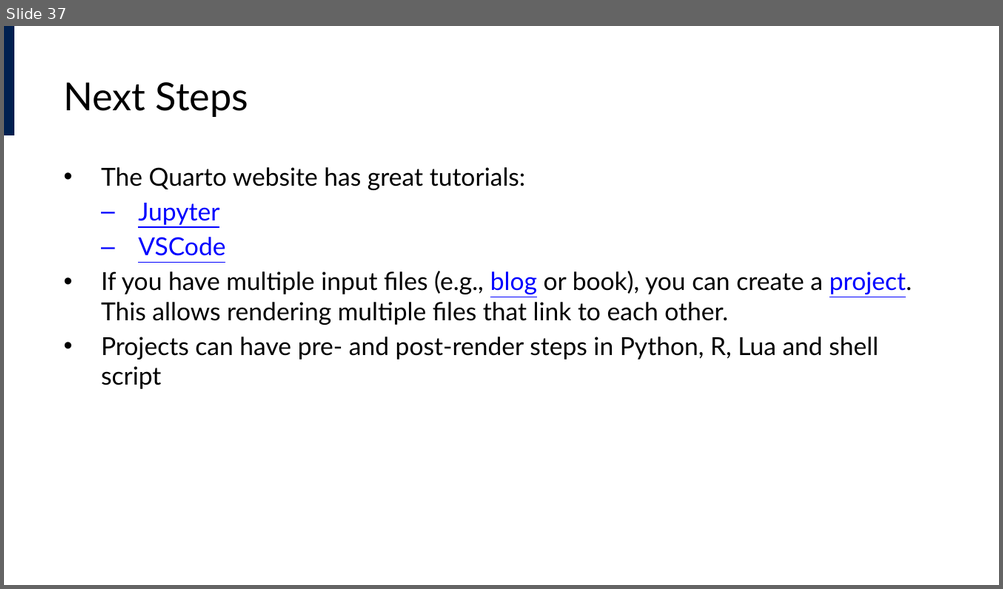
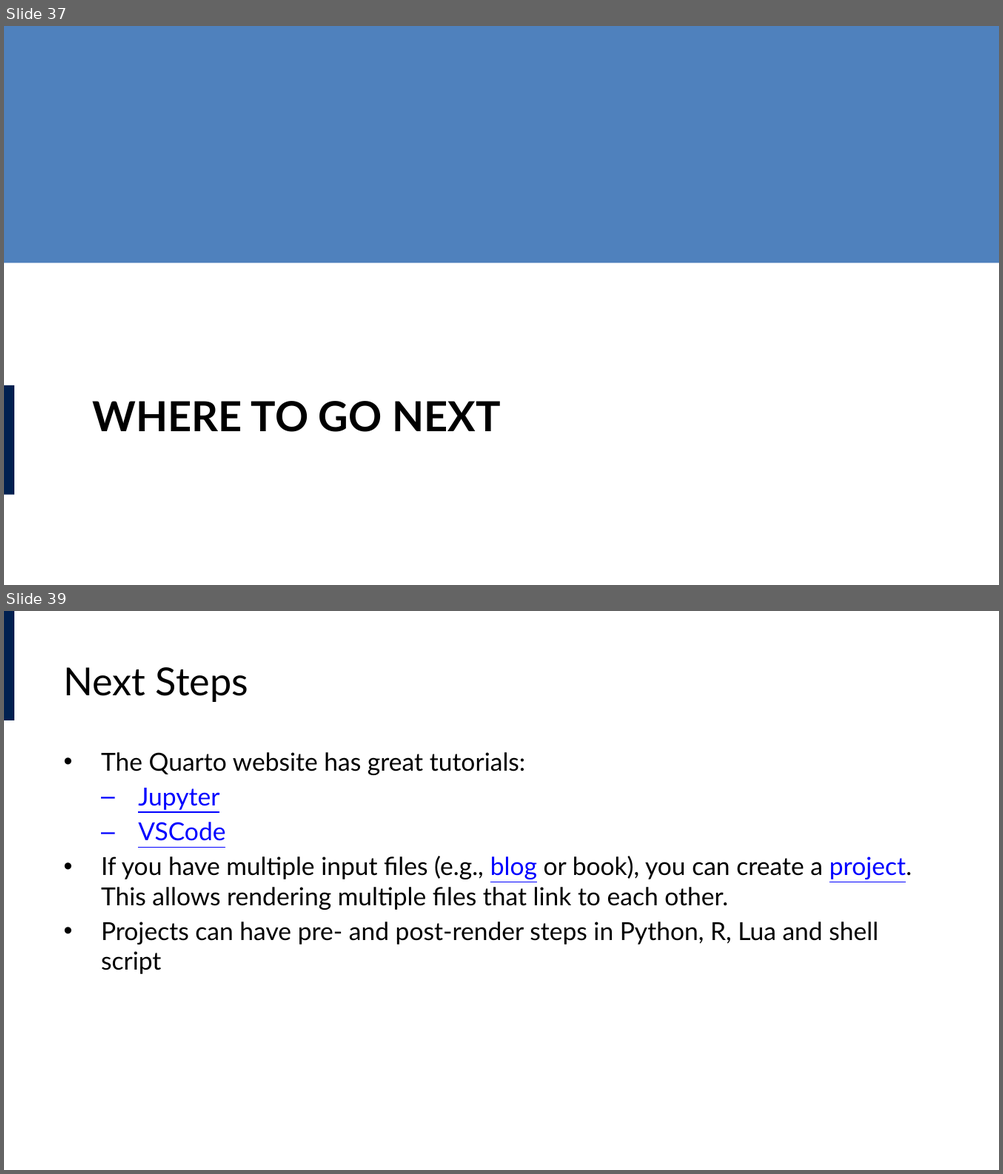
Before and after one commit to lucas-a-meyer/using-quarto, a slide deck: docs/presentation.pptx. Shown one above the other, each under a label of ours: slide 37 before the commit, slides 37 and 39 after it; the slides between them are not shown. The pictures are 1003x589 and 1003x1174 pixels, drawn with LibreOffice and Linux fonts; fonts in the diff are those of the drawing. Boxes give left, top, right and bottom in pixels: in the first picture for what was removed or moved away, otherwise in the second. Text is boxed around its words. In the diff, an @@ line names an element or a change of style, - is before the commit and + after.

```diff
--- a/docs/presentation.pptx
+++ b/docs/presentation.pptx
@@ slide 37 added at (x1=4, y1=26, x2=999, y2=585), background #FFFFFF @@
@@ rectangle added at (x1=4, y1=26, x2=999, y2=263), fill #4F81BD @@
@@ rectangle added at (x1=4, y1=385, x2=14, y2=494), fill #002050 @@
@@ title added at (x1=93, y1=401, x2=500, y2=432), 30 pt, text #000000, bold @@
+WHERE TO GO NEXT
@@ what was slide 37 is now slide 39 @@
```
Also in this commit, not shown: 2 other slides added, 1 slide removed, 11 other files.
